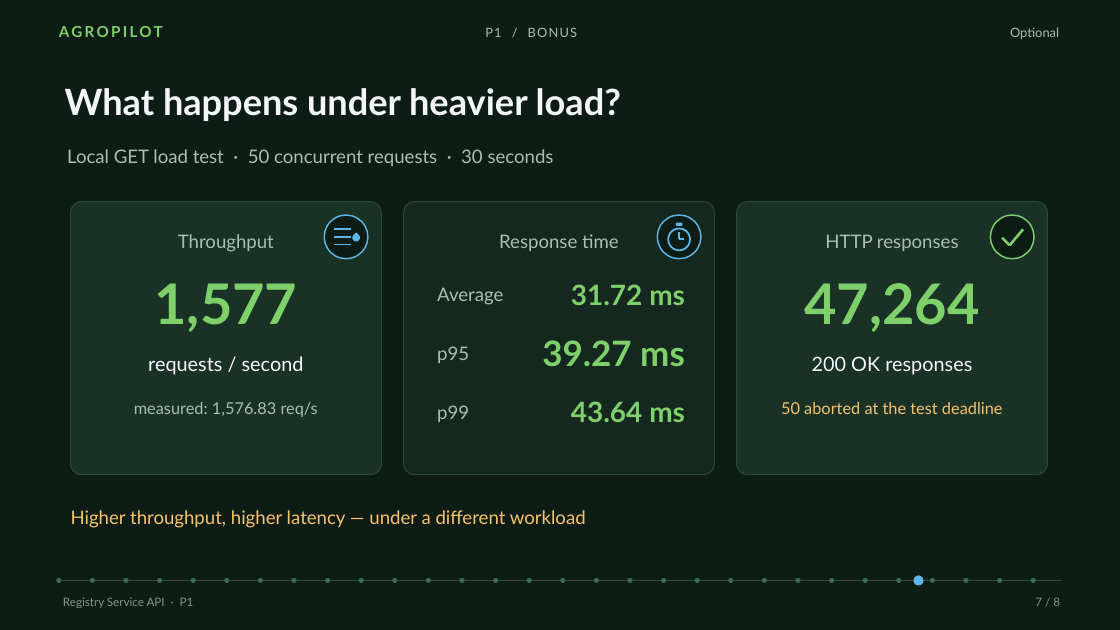
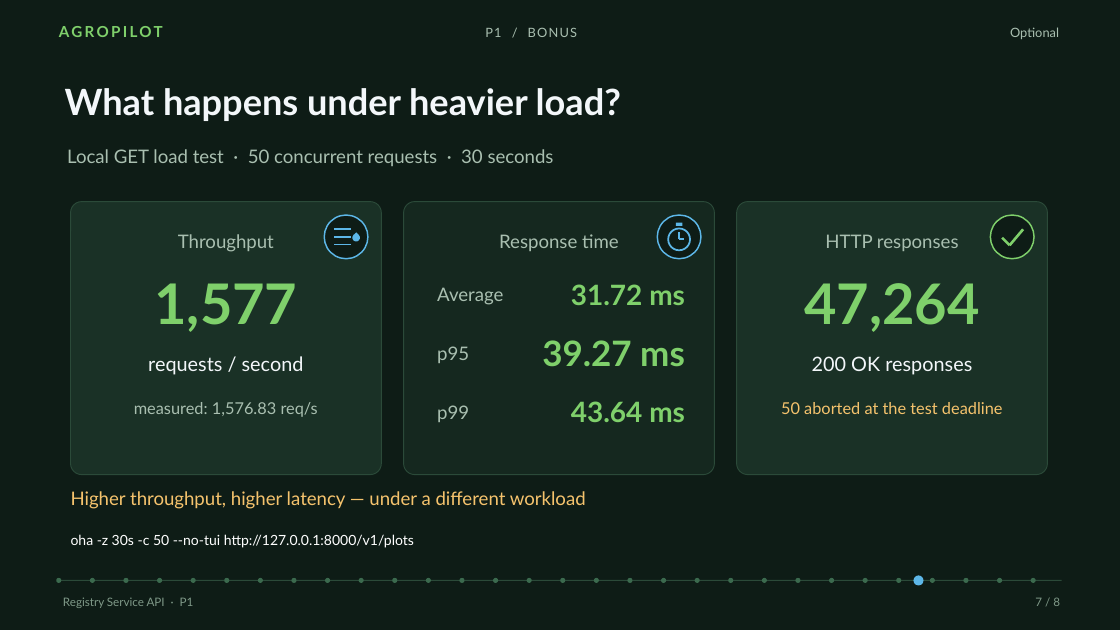
Before and after one commit to NoamKB/ArgoPilot, a slide deck: slide 7 of docs/presentations/p1-slides.pptx. Drawn at 1120x630 pixels with LibreOffice and Linux fonts; fonts in the diff are those of the drawing. Boxes give left, top, right and bottom in pixels: in the first picture for what was removed or moved away, otherwise in the second. Text is boxed around its words. In the diff, an @@ line names an element or a change of style, - is before the commit and + after.

```diff
--- a/docs/presentations/p1-slides.pptx
+++ b/docs/presentations/p1-slides.pptx
@@ text at [71, 491, 586, 548]: text changed @@
-Higher throughput, higher latency — under a different workload
+Higher throughput, higher latency — under a different workload
+oha -z 30s -c 50 --no-tui http://127.0.0.1:8000/v1/plots
```
Also in this commit, not shown: 1 other file.
